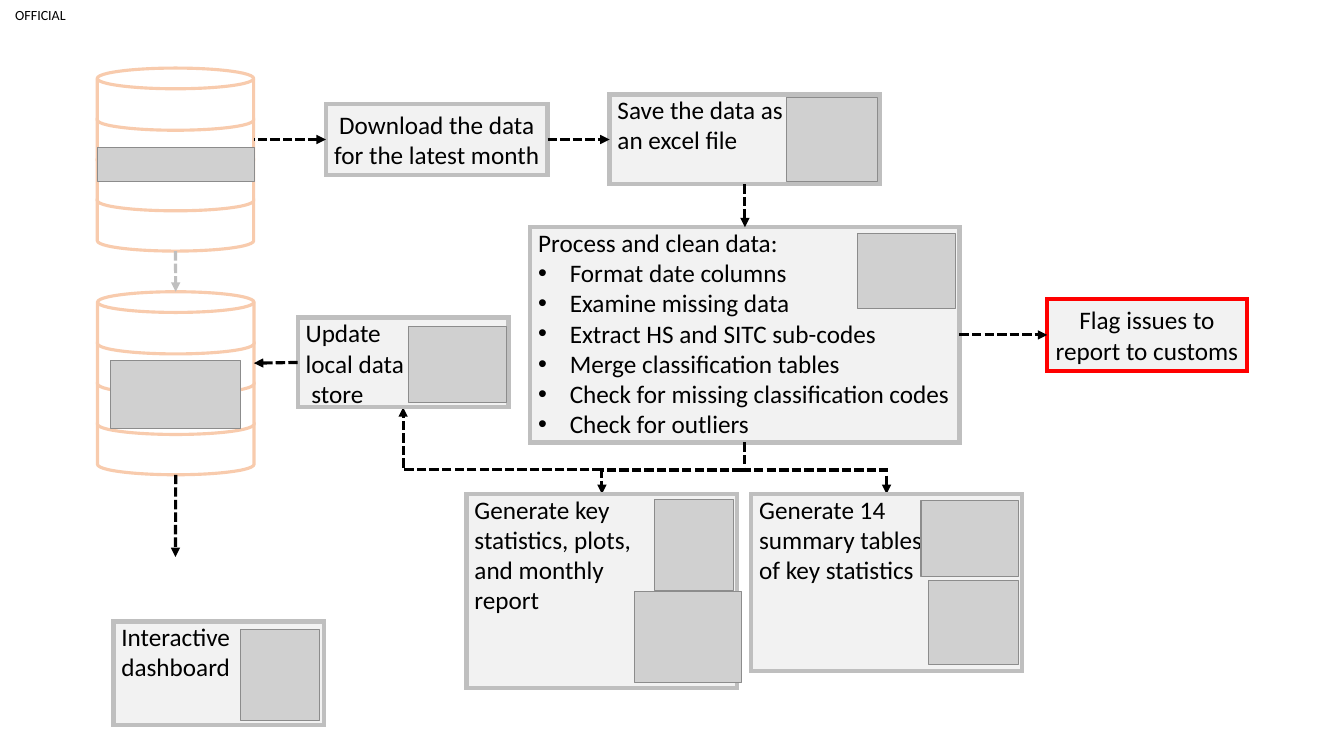
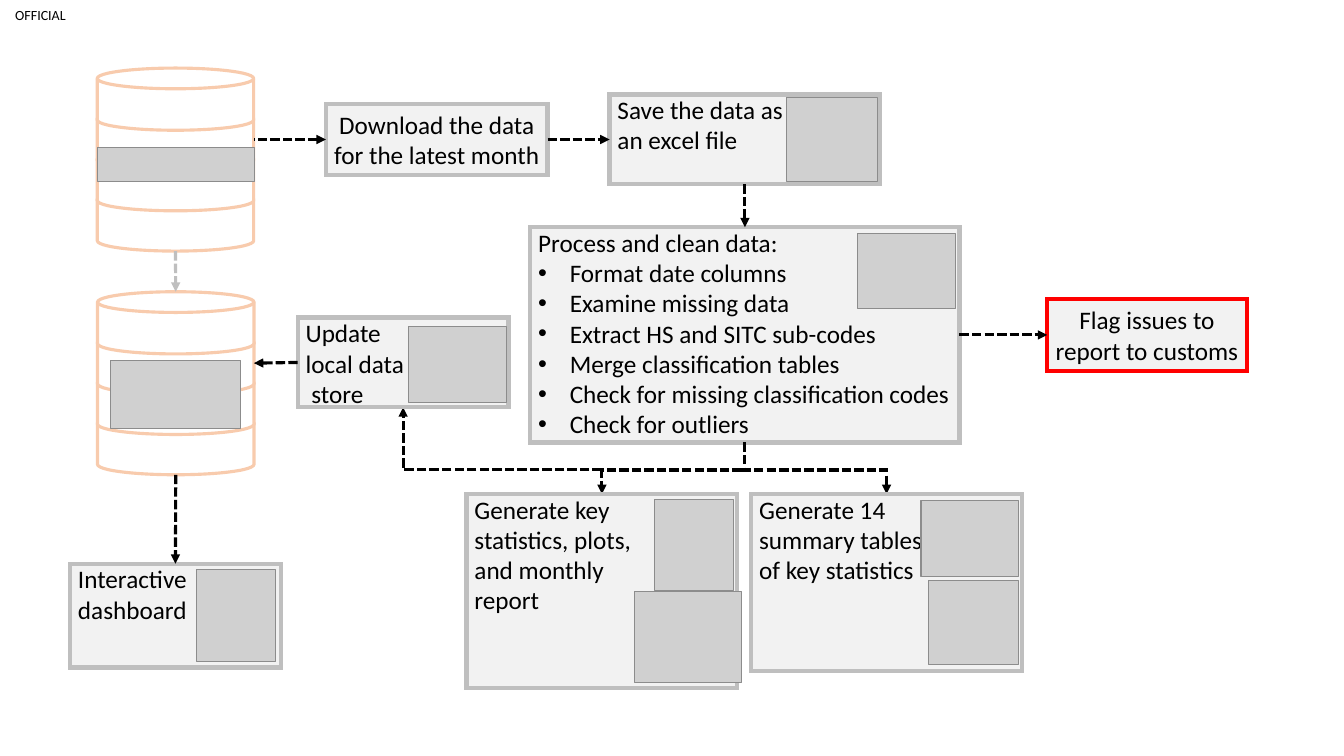
Before and after one commit to Vanuatu-National-Statistics-Office/vnso-RAP-tradeStats-materials, a slide deck: slide 2 of images/MappingTheProcess_15-12-20.pptx. Drawn at 1344x756 pixels with LibreOffice and Linux fonts; fonts in the diff are those of the drawing; grey boxes stand for pictures. Boxes give left, top, right and bottom in pixels: in the first picture for what was removed or moved away, otherwise in the second. Text is boxed around its words. In the diff, an @@ line names an element or a change of style, - is before the commit and + after.

```diff
--- a/images/MappingTheProcess_15-12-20.pptx
+++ b/images/MappingTheProcess_15-12-20.pptx
@@ arrow moved from (175, 475) - (175, 558) to (175, 475) - (175, 564) @@
@@ rectangle "Interactive" moved from (x1=114, y1=622, x2=325, y2=726) to (x1=70, y1=564, x2=280, y2=667) @@
@@ picture moved from (x1=240, y1=629, x2=319, y2=721) to (x1=197, y1=570, x2=275, y2=661) @@
```
Also in this commit, not shown: 1 other file.
